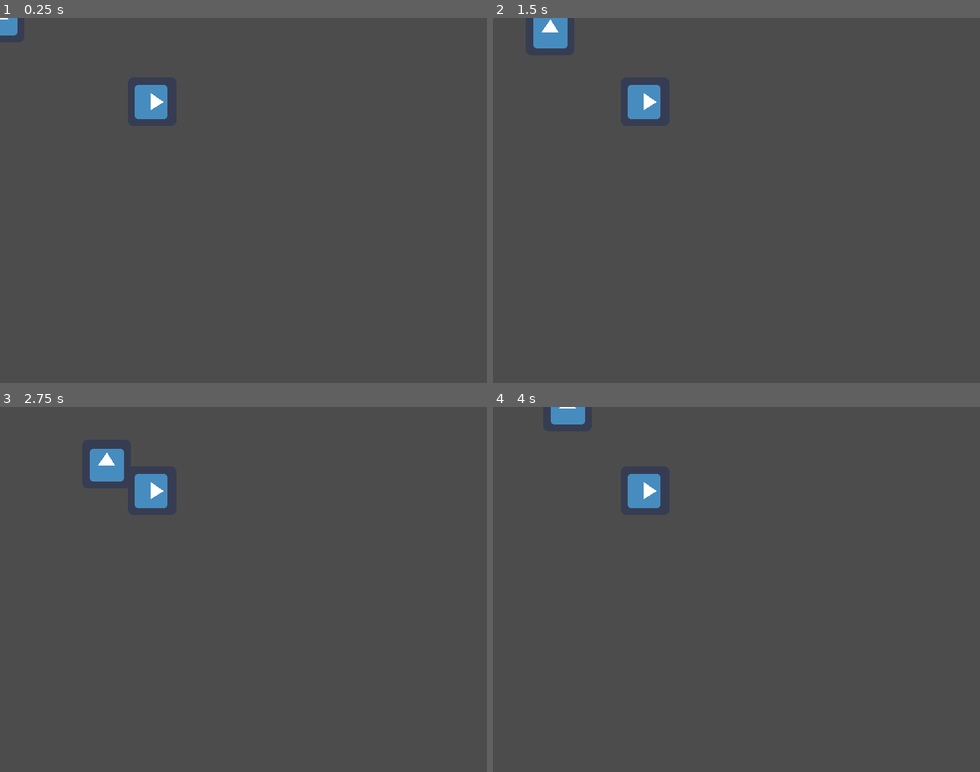
Above: before the commit, frames 1-4 (two rows, left to right).
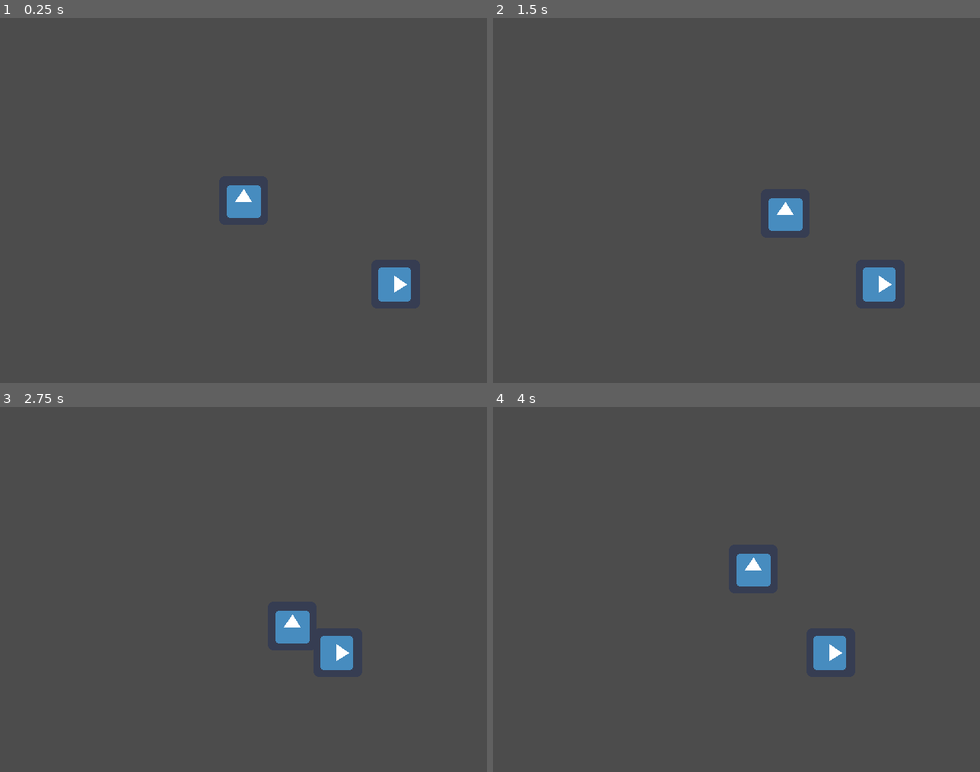
Above: after the commit, the same moments.

Repository: uspgamedev/lasagna
Game: Godot game, scene res://test/interaction_test.tscn
The game is run twice, just before and just after one commit, with the same random seed, the same clock (stepped at 60 frames per second) and the same inputs. The project has no main scene, so this scene is started directly. The engine's default icon, where the game draws it, is replaced by a stand-in: a white triangle on a blue panel in a dark square.
Inputs:
- Up to frame 1 (0.25 s): no input
- Up to frame 2 (1.5 s): tap Enter (ui_accept) at 0.5, 0.77 s; hold Right (ui_right) 0.53-1.28 s; hold Down (ui_down) from 1.28 s (still down)
- Up to frame 3 (2.75 s): tap Enter (ui_accept) at 1.52 s; release Down (ui_down) at 2.03 s; hold Right (ui_right) from 2.03 s (still down)
- Up to frame 4 (4 s): release Right (ui_right) at 2.78 s; hold Up (ui_up) 2.78-3.53 s; tap Enter (ui_accept) at 3.02, 3.77 s; hold Left (ui_left) from 3.53 s (still down)

The runs differ from the first frame. In frame 1, 2.0% of the frame differs, in the area x 0-85%, y 0-78%; in frame 2, 2.5%; in frame 3, 2.5%, in the area x 18-73%, y 11-73%; in frame 4, 2.2%.

Commit message:
Set current camera on player

Diff:
--- a/game/character/player/player.tscn
+++ b/game/character/player/player.tscn
@@ -245,7 +245,7 @@
 
 anchor_mode = 1
 rotating = false
-current = false
+current = true
 zoom = Vector2( 1, 1 )
 limit_left = -10000000
 limit_top = -10000000
